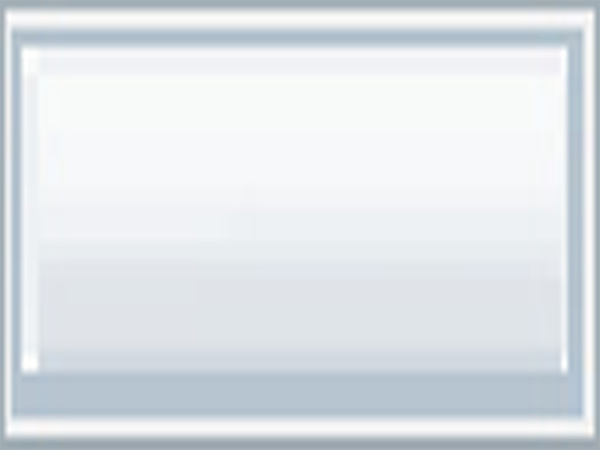
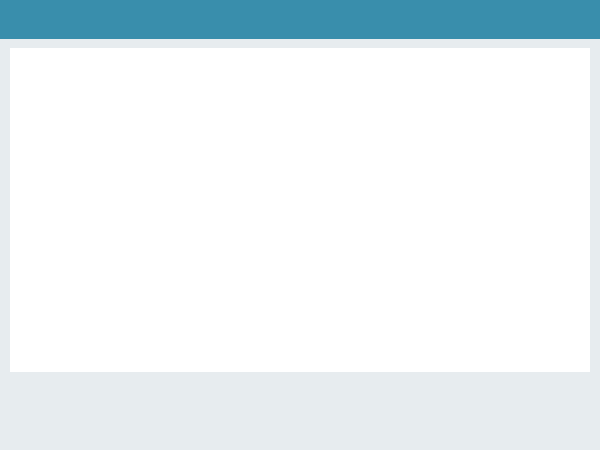
Two versions of the same layered image (w=600, h=450). Layer-by-layer changes:
added layer "Layer 7" above "Layer 5" over (10, 48, 590, 372)
added layer "Layer 4" above "Layer 6" over (0, 0, 600, 39)
added layer "Layer 6" above "Layer 3" over (0, 0, 600, 450)
